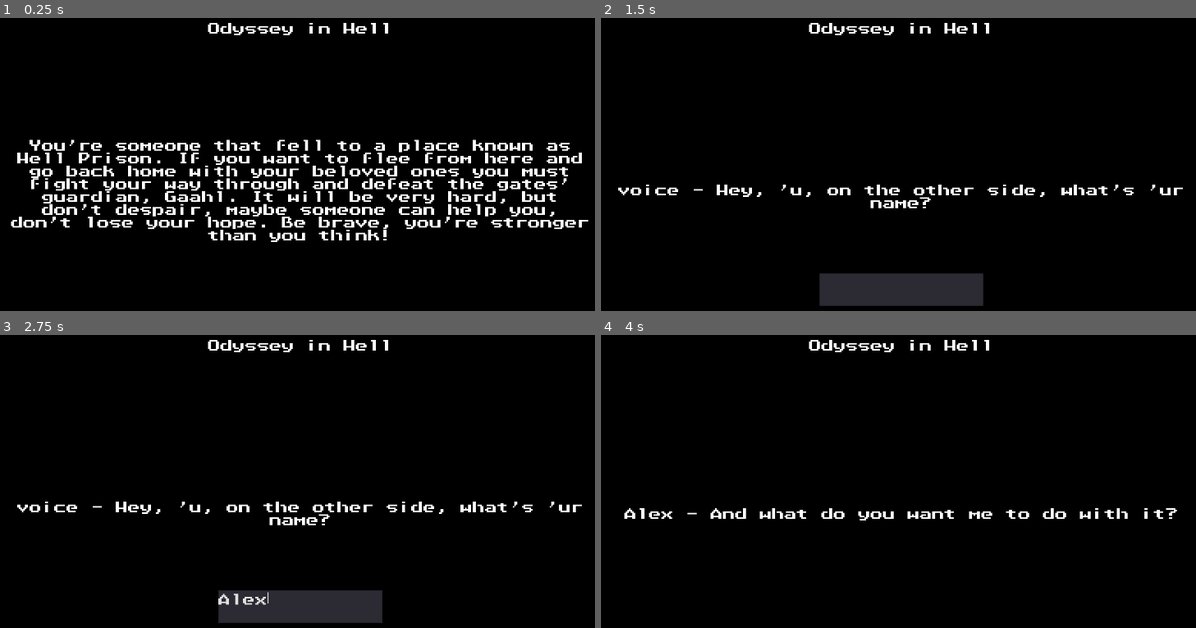
Above: before the commit, frames 1-4 (two rows, left to right).
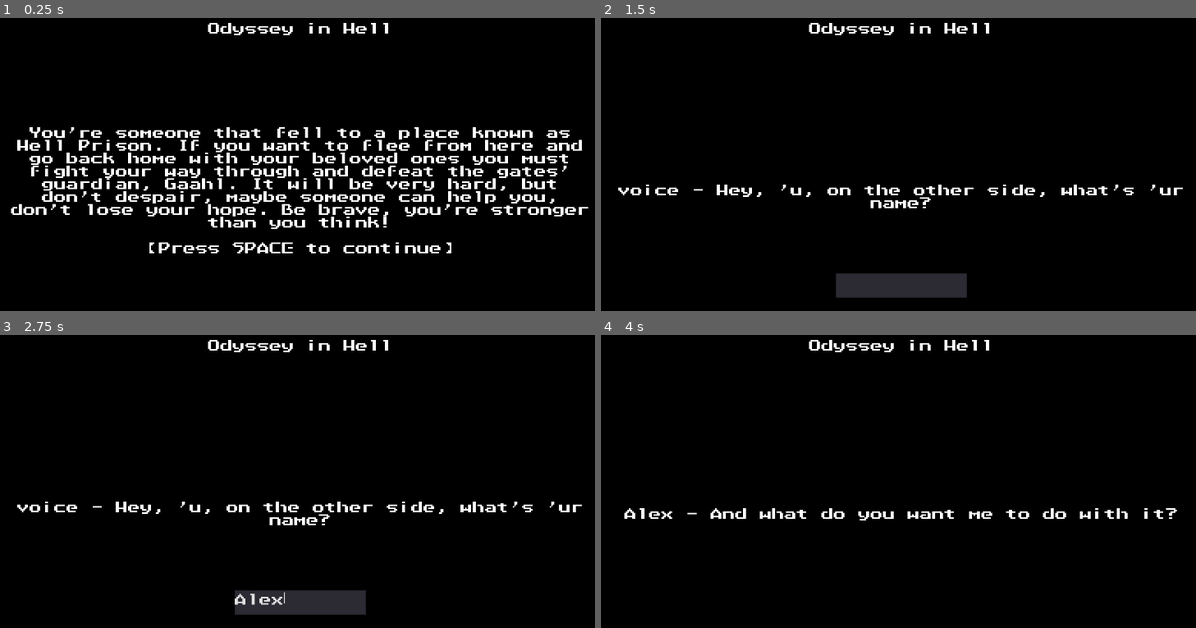
Above: after the commit, the same moments.

Repository: Dukebot/Odissey-in-Hell
Game: Godot game, scene res://src/Interface/Intro.tscn
Two runs of this game, one before a commit and one after it. Both use one fixed random seed, a clock stepped at 60 frames per second and the inputs below.
Inputs (mouse positions are in pixels of both pictures, inside the frame that each line leads up to):
- Up to frame 1 (0.25 s): no input
- Up to frame 2 (1.5 s): tap Enter at 0.5 s; hold Right (move_right) 0.53-1.28 s; tap Space (continue) at 0.6, 1.25 s; tap N (no) at 0.8, 1.35 s; hold Down (move_down) from 1.28 s (still down)
- Up to frame 3 (2.75 s): tap Space (continue) at 1.55 s; release Down (move_down) at 2 s; click (297, 607) at 2.02 s; type "Alex" at 2.1 s
- Up to frame 4 (4 s): tap Space (continue) at 2.75, 2.85, 3.5, 3.8 s; hold Right (move_right) 2.78-3.53 s; tap N (no) at 3.05, 3.6 s; hold Up (move_up) from 3.53 s (still down)

The runs differ from the first frame. In frame 1, 12% of the frame differs, in the area x 1-99%, y 37-81%; in frame 2, 1.2%; in frame 3, 1.4%; in frame 4, nothing differs.

Commit message:
Small updates

Diff:
--- a/json/intro.json
+++ b/json/intro.json
@@ -1,5 +1,5 @@
 {
-	"intro_story": "You're someone that fell to a place known a …(249 unchanged characters)… e brave, you're stronger than you think!",
+	"intro_story": "You're someone that fell to a place known a …(249 unchanged characters)… e brave, you're stronger than you think!\n\n[Press SPACE to continue]",
 	"intro_dialogue": [
 		["voice", "Hey, 'u, on the other side, what's 'ur name?"],
 		["", "You enter your name"],
--- a/src/Interface/GameOver.tscn
+++ b/src/Interface/GameOver.tscn
@@ -11,10 +11,14 @@
 }
 
 [node name="Label" type="Label" parent="."]
-margin_right = 1024.0
-margin_bottom = 600.0
+margin_left = 64.0
+margin_right = 1216.0
+margin_bottom = 720.0
 text = "Game over
 
 You've been defeated..."
 align = 1
 valign = 1
+__meta__ = {
+"_edit_use_anchors_": false
+}
--- a/src/Interface/GameWin.tscn
+++ b/src/Interface/GameWin.tscn
@@ -12,8 +12,8 @@
 
 [node name="Label" type="Label" parent="."]
 margin_left = 64.0
-margin_right = 960.0
-margin_bottom = 600.0
+margin_right = 1216.0
+margin_bottom = 720.0
 text = "You were able to defeat Ghaal, the warden, and flee from the Hell Prison... but you still have to get out from Hell itself."
 align = 1
 valign = 1
--- a/src/Interface/Intro.tscn
+++ b/src/Interface/Intro.tscn
@@ -44,7 +44,10 @@
 
 [node name="PlayerNameInput" type="TextEdit" parent="."]
 visible = false
-margin_left = 480.0
+margin_left = 512.0
 margin_top = 544.0
-margin_right = 800.0
-margin_bottom = 608.0
+margin_right = 768.0
+margin_bottom = 592.0
+__meta__ = {
+"_edit_use_anchors_": false
+}
